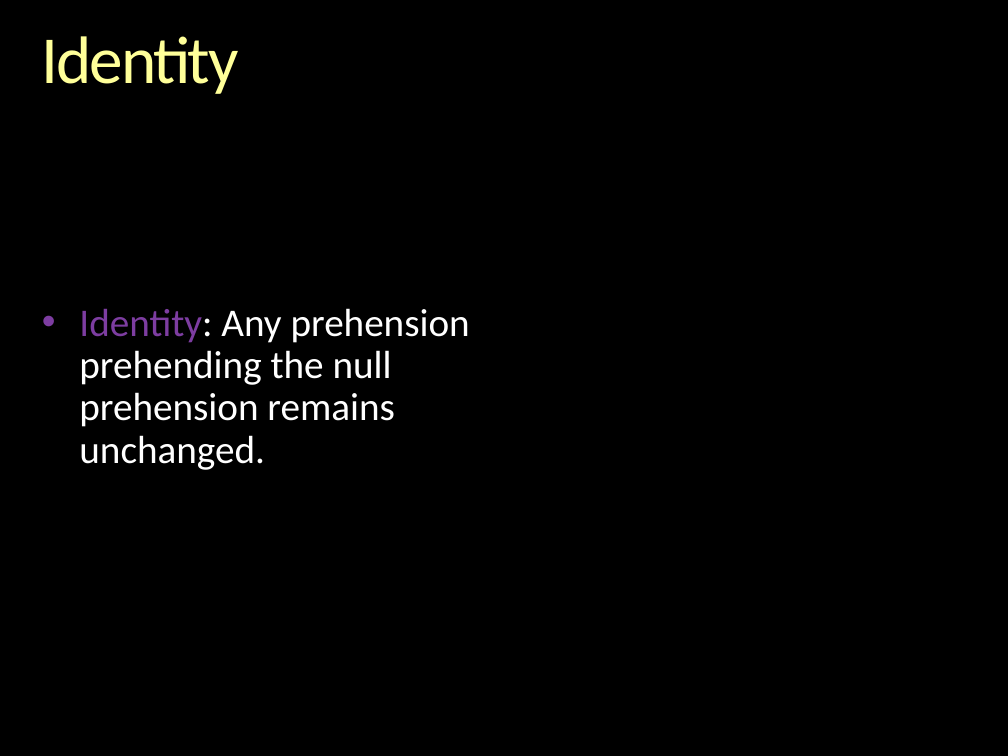
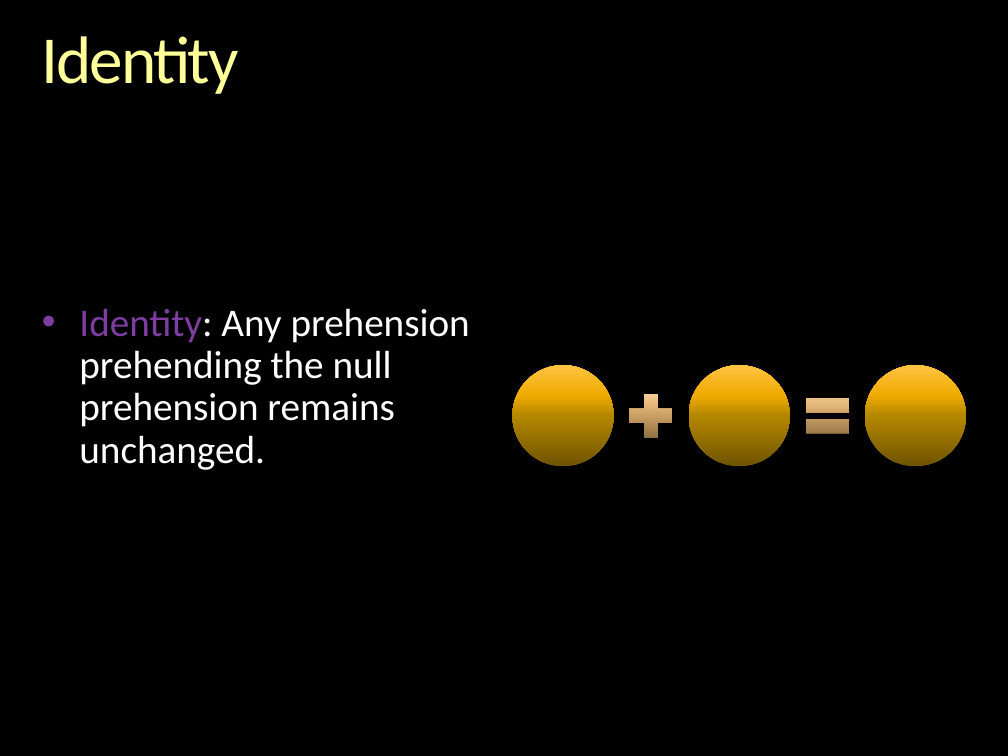
Before and after one commit to gcallah/indras_net, a slide deck: slide 16 of docs/ABMsAsAlgebraic.pptx. Drawn at 1008x756 pixels with LibreOffice and Linux fonts; fonts in the diff are those of the drawing; background and template pictures are left out. Boxes give left, top, right and bottom in pixels: in the first picture for what was removed or moved away, otherwise in the second. Text is boxed around its words. In the diff, an @@ line names an element or a change of style, - is before the commit and + after.

```diff
--- a/docs/ABMsAsAlgebraic.pptx
+++ b/docs/ABMsAsAlgebraic.pptx
@@ group added at (x1=512, y1=365, x2=966, y2=466): 3 ellipses, 1 plus sign, 1 math equal @@
```
Also in this commit, not shown: 4 other slides changed, 8 slides added, 1 other file.
